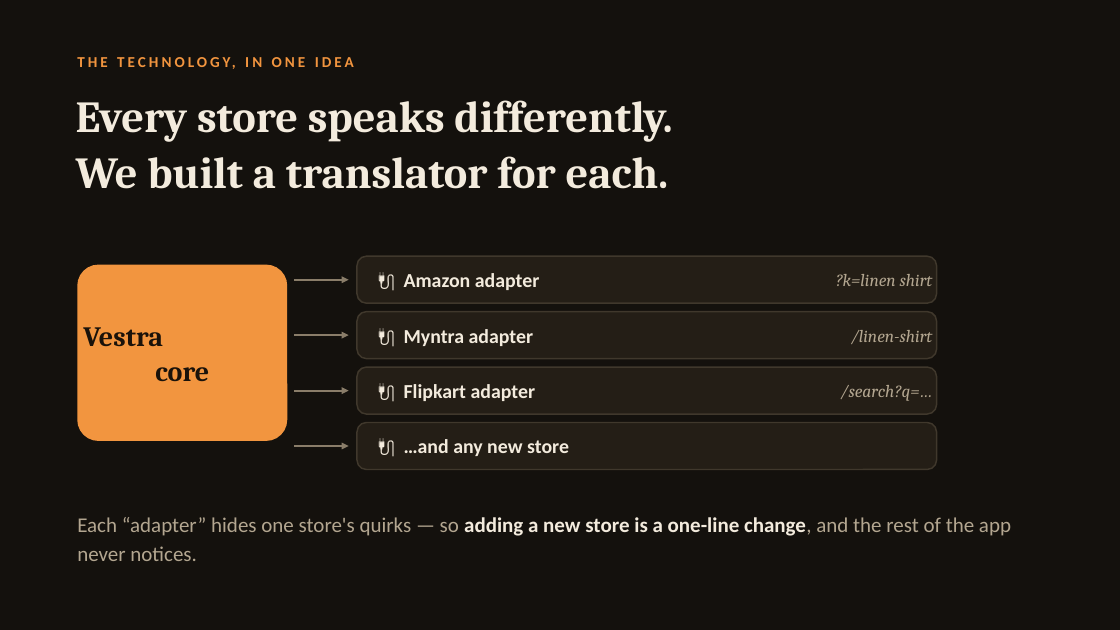
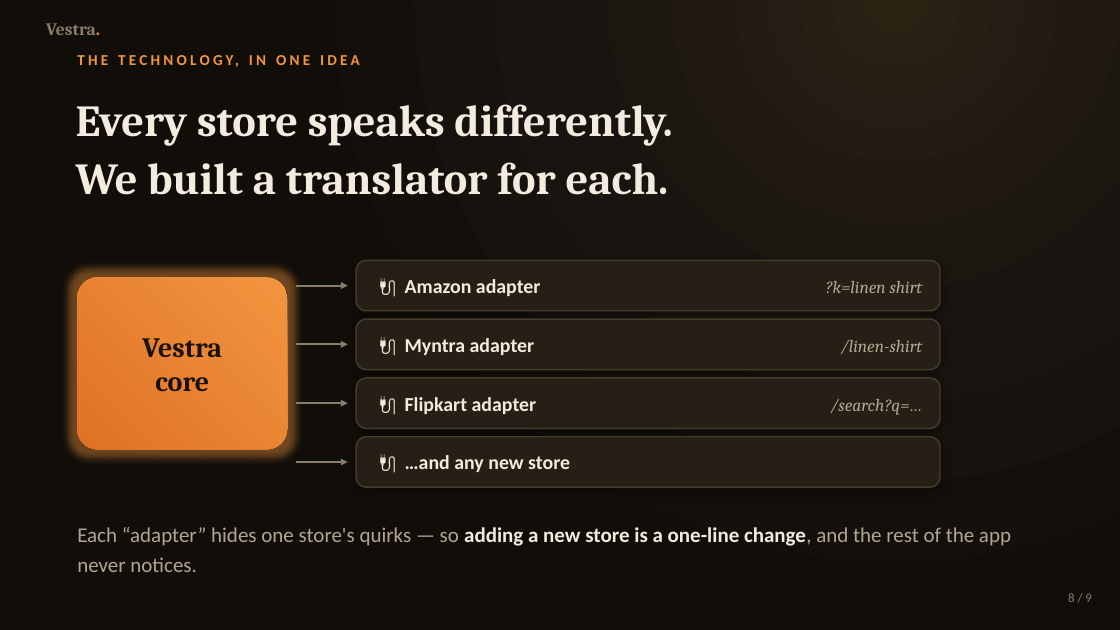
Before and after one commit to rahuljsaliaan/Vestra, a slide deck: slide 8 of presentation/Vestra.pptx. Drawn at 1120x630 pixels with LibreOffice and Linux fonts; fonts in the diff are those of the drawing. Boxes give left, top, right and bottom in pixels: in the first picture for what was removed or moved away, otherwise in the second. Text is boxed around its words. In the diff, an @@ line names an element or a change of style, - is before the commit and + after.

```diff
--- a/presentation/Vestra.pptx
+++ b/presentation/Vestra.pptx
@@ background #14110D to gradient #2C2214 to #181410 to #110E09 @@
@@ text added at (46, 23, 100, 35), 15 pt, text #8A7D69, bold @@
+Vestra.
@@ text "THE TECHNOLOGY, IN ONE IDEA" at (853, 527, 881, 542): letter spacing 2.6 to 2.8 pt @@
@@ text at (76, 104, 672, 195): text changed @@
-Every store speaks differently.
-We built a translator for each.
+Every store speaks differently.
+We built a translator for each.
@@ rounded rectangle "🔌 Amazon adapter": place and size @@
-rounded rectangle "🔌 Amazon adapter" at (357, 256, 937, 303)
+rounded rectangle "🔌 Amazon adapter" at (356, 260, 940, 311)
@@ rounded rectangle "Vestra": place and size @@
-rounded rectangle "Vestra" at (77, 265, 287, 441)
+rounded rectangle "Vestra" at (77, 277, 287, 450)
@@ rounded rectangle "Vestra" at (77, 277, 287, 450): fill #F2953F to gradient #F2953F to #DF7226 @@
@@ arrow moved from (294, 280) - (349, 280) to (296, 286) - (348, 286) @@
@@ text at (825, 281, 923, 293): text changed @@
-/linen-shirt
+?k=linen shirt
@@ rounded rectangle "🔌 Myntra adapter": place and size @@
-rounded rectangle "🔌 Myntra adapter" at (357, 312, 937, 359)
+rounded rectangle "🔌 Myntra adapter" at (356, 319, 940, 370)
@@ text in rounded rectangle at (142, 338, 222, 391): text changed @@
-Vestra
-core
+Vestra
+core
@@ arrow moved from (294, 391) - (349, 391) to (296, 344) - (348, 344) @@
@@ text at (841, 340, 923, 354): text changed @@
-?k=linen shirt
+/linen-shirt
@@ rounded rectangle "🔌 Flipkart adapter": place and size @@
-rounded rectangle "🔌 Flipkart adapter" at (357, 367, 937, 414)
+rounded rectangle "🔌 Flipkart adapter" at (356, 378, 940, 429)
@@ text "/search?q=…": place and size @@
-text "/search?q=…" at (840, 385, 932, 401)
+text "/search?q=…" at (830, 399, 922, 415)
@@ arrow moved from (294, 335) - (349, 335) to (296, 403) - (348, 403) @@
@@ fill #241E16 to #261F16; outline #40382C 1.25 pt to #453B2D 1.25 pt; shadow on in 4 elements at (356, 260, 940, 311), (356, 319, 940, 370), (356, 378, 940, 429), (356, 437, 940, 487) @@
@@ rounded rectangle "🔌 …and any new store": place and size @@
-rounded rectangle "🔌 …and any new store" at (357, 423, 937, 470)
+rounded rectangle "🔌 …and any new store" at (356, 437, 940, 487)
@@ arrow moved from (294, 446) - (349, 446) to (296, 462) - (348, 462) @@
@@ text "Each “adapter” hides one store's ...": place and size @@
-text "Each “adapter” hides one store's ..." at (77, 517, 1011, 561)
+text "Each “adapter” hides one store's ..." at (77, 527, 1011, 572)
@@ text "Each “adapter” hides one store's ..." at (77, 527, 1011, 572): line spacing 1.15 to 1.2 @@
@@ text added at (1068, 593, 1091, 602), 11 pt, text #8A7D69 @@
+8 / 9
```
Also in this commit, not shown: 8 other slides changed, 1 other file.
